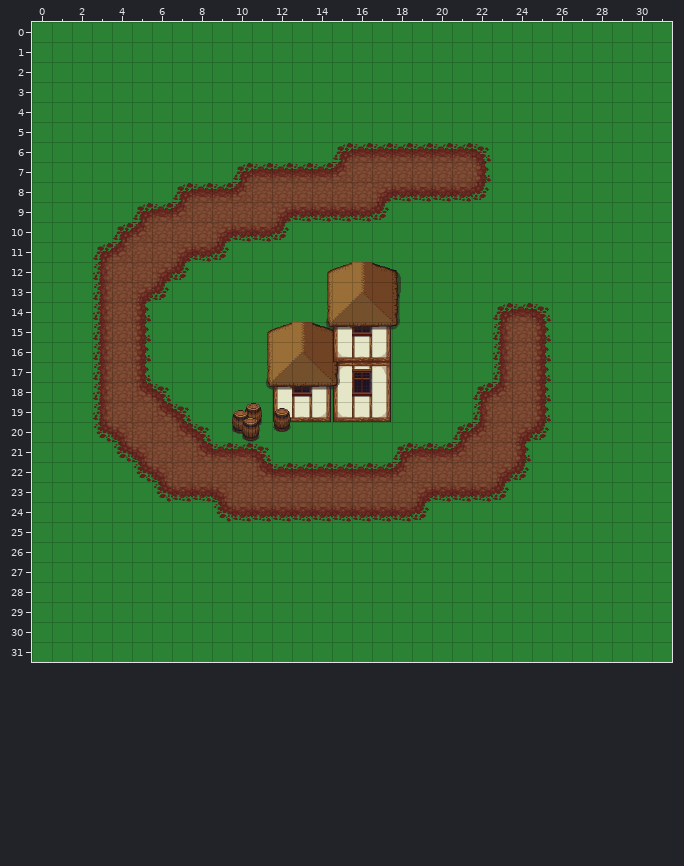
Level history. Tiled map: raw/map01.tmx. Above is the file before it was changed.
Cells are 32x32 px. Shown: x 0..31, y 0..31.
And afterwards:
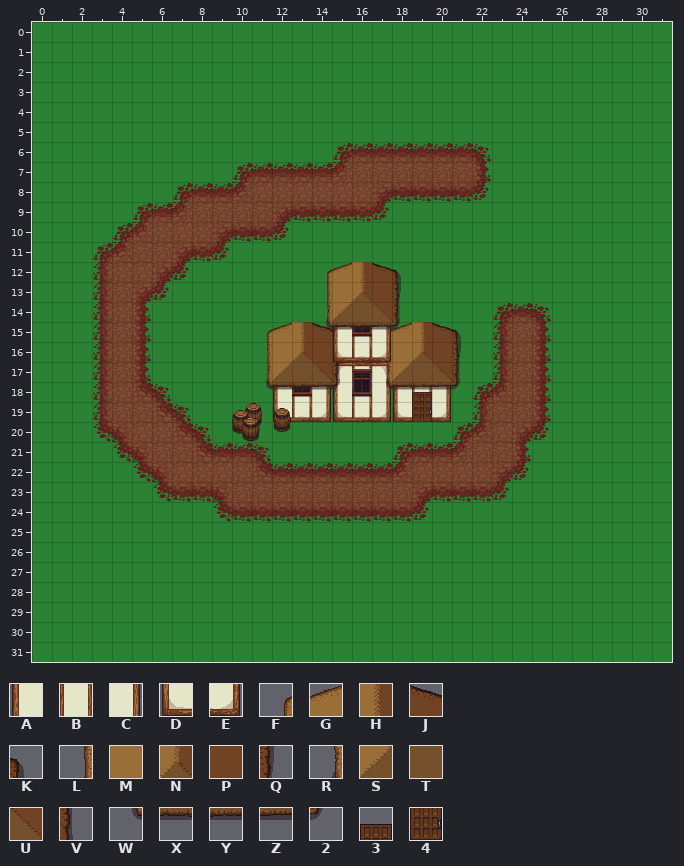
Key: from "spr_tile_cottage": A 169, B 170, C 171, D 201, E 203, F 242, G 243, H 244, J 245, K 246, L 274, M 275, N 276, P 277, Q 278, R 306, S 307, T 308, U 309, V 310, W 338, X 339, Y 340, Z 341, 2 342, 3 477, 4 509.
_ is an empty cell.
What changed:
Layer "L1_Buildings":
y 18: x 18..20 ___ -> ABC
y 19: x 18 _ -> D; x 20 _ -> E
Layer "L1_Decorations":
y 18: x 19 _ -> 3
y 19: x 19 _ -> 4
Layer "L2_Roof":
y 15: x 17..21 _____ -> FGHJK
y 16: x 17..21 _____ -> LMNPQ
y 17: x 17..21 _____ -> RSTUV
y 18: x 17..21 _____ -> WXYZ2
Where, in picture pixels (left, top, right, bottom), the same in both pictures:
added: (386, 322, 461, 422)
